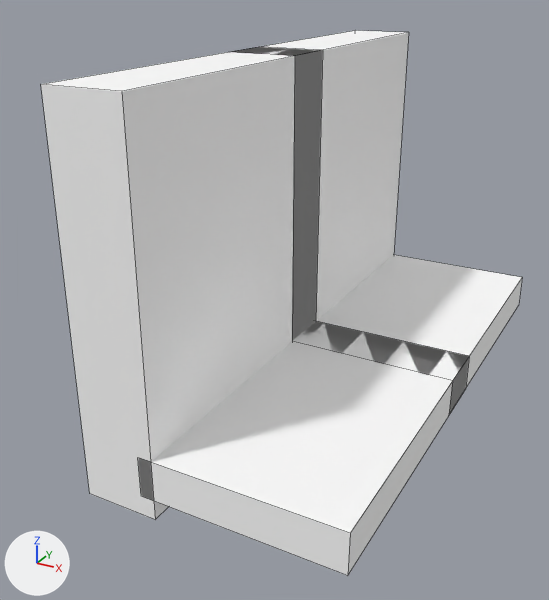
The OBJ model src/main/resources/assets/myvillage/models/equipment/forging/bench_boots_1_hot.obj as it was, and as the next commit left it.
Rendered twice from a camera (50 mm lens) standing at (0.702, -0.983, 0.304) and looking at (0.46, -0.543, 0.084). Every picture has the same lights, and +X, +Y and +Z are marked at lower left. The older version comes first. Mesh edges are drawn as thin lines. Where no turn or scale is listed for an object, it has been applied to the vertices. Vertices at exactly the same position are counted once.

Objects in the first picture: 'bench_boots_1_hot'.
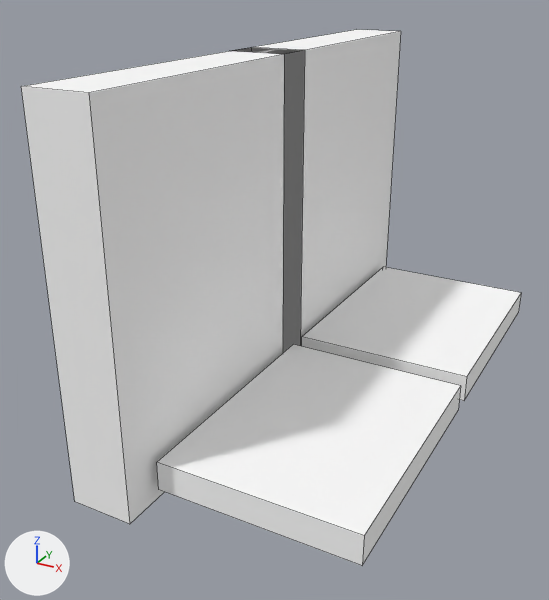
The edits, one by one:
me_bench_boots_1_hot is used by ob_bench_boots_1_hot; location (0.0, 0.0, 0.0).
me_bench_boots_1_hot had 32 vertices, 24 faces and spanned x 0.412..0.588, y -0.697..-0.303, z 0.0..0.25.
me_bench_boots_1_hot now has 32 vertices, 24 faces and spans x 0.409..0.591, y -0.707..-0.293, z 0.0..0.25.
me_bench_boots_1_hot part 1: the loose piece of 8 vertices spanning x 0.454..0.588, y -0.697..-0.479, z 0.014..0.042 is scaled about its middle by (0.997, 0.812, 0.727), then moved by (0.003, -0.008, -0.006).
me_bench_boots_1_hot part 2: the loose piece of 8 vertices spanning x 0.412..0.463, y -0.697..-0.479, z 0.0..0.25 is scaled about its middle by (0.843, 1.02, 1), then moved by (-0.007, -0.008, 0.0).
me_bench_boots_1_hot part 3: the loose piece of 8 vertices spanning x 0.454..0.588, y -0.521..-0.303, z 0.014..0.042 is scaled about its middle by (0.997, 0.812, 0.727), then moved by (0.003, 0.008, -0.006).
me_bench_boots_1_hot part 4: the loose piece of 8 vertices spanning x 0.412..0.463, y -0.521..-0.303, z 0.0..0.25 is scaled about its middle by (0.843, 1.02, 1), then moved by (-0.007, 0.008, 0.0).

What differs and where, as boxes (x1, y1, x2, y2) in the pictures (549 x 600 px; the box of a moved part takes in the faces that stretch with it):
'bench_boots_1_hot', reshaped
    before: (41, 30, 522, 575)
    after: (21, 30, 521, 566)
part 1 of me_bench_boots_1_hot, moved or reshaped
    before: (138, 321, 469, 575)
    after: (157, 344, 461, 566)
part 2 of me_bench_boots_1_hot, moved or reshaped
    before: (41, 47, 322, 520)
    after: (21, 47, 305, 524)
part 3 of me_bench_boots_1_hot, moved or reshaped
    before: (292, 255, 522, 411)
    after: (302, 267, 521, 401)
part 4 of me_bench_boots_1_hot, moved or reshaped
    before: (232, 30, 409, 341)
    after: (238, 30, 401, 353)
